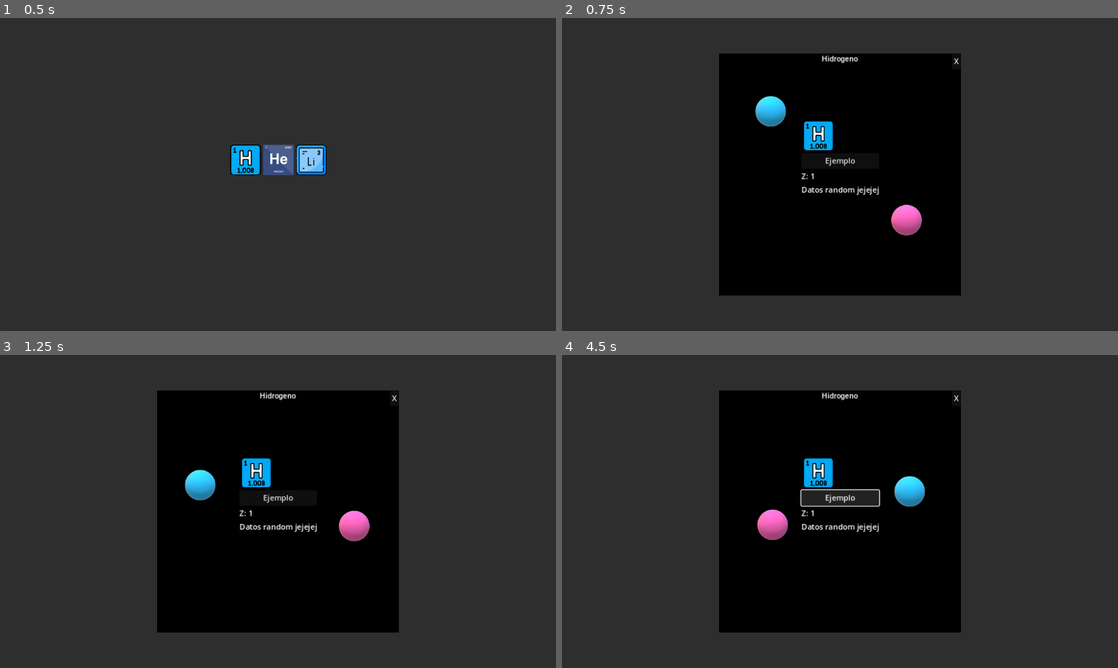
Above: before the commit, frames 1-4 (two rows, left to right).
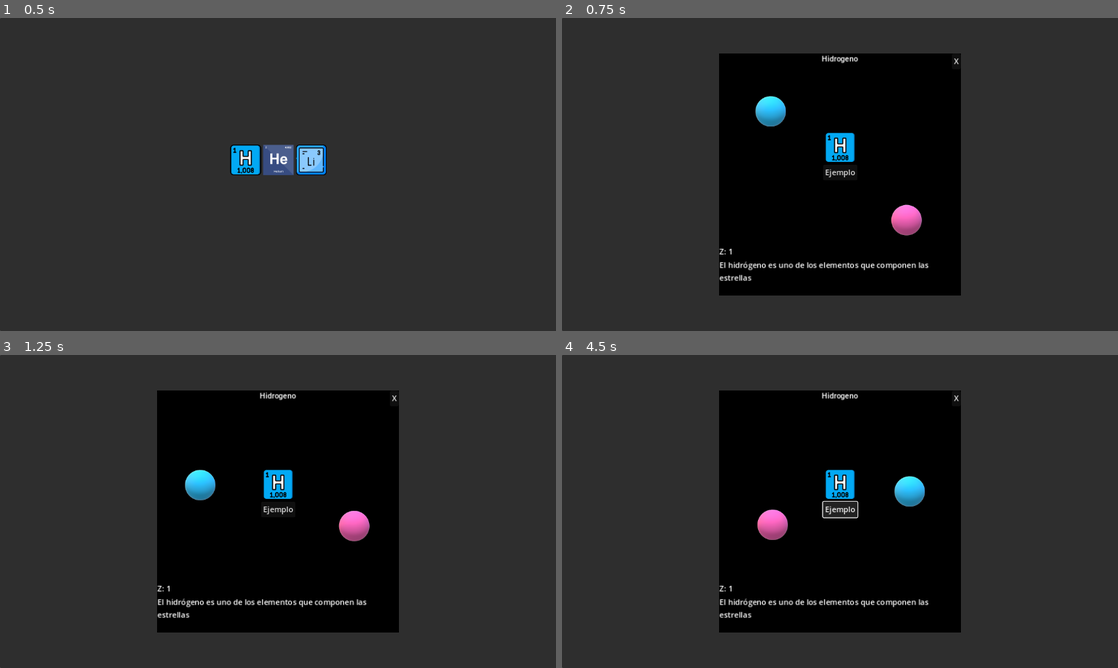
Above: after the commit, the same moments.

Repository: leonardoMD2/TablaGODOT
Game: Godot game, scene res://man.tscn
The game is run twice, just before and just after one commit, with the same random seed, the same clock (stepped at 60 frames per second) and the same inputs.
Inputs (mouse positions are in pixels of both pictures, inside the frame that each line leads up to):
- Up to frame 1 (0.5 s): no input
- Up to frame 2 (0.75 s): click (806, 158) at 0.5 s
- Up to frame 3 (1.25 s): no input
- Up to frame 4 (4.5 s): click (840, 495) at 1.25 s; click "X" at 2 s; click (873, 495) at 2.75 s; click (806, 495) at 3.5 s; click "Ejemplo" at 4.25 s

Frame 1 is identical in both runs. In frame 2, 1.7% of the frame differs, in the area x 28-66%, y 32-84%; in frame 3, 1.7%; in frame 4, 2.4%.

Commit message:
Leyendo un JSON para datos

Diff:
--- a/Data/data.JSON
+++ b/Data/data.JSON
@@ -3,14 +3,14 @@
 		"nombre": "Hidrogeno",
 		"Z":"Z: 1",
 		"img":"res://tabla-periodica.png",
-		"data":"Datos random jejejej",
+		"data":"El hidrógeno es uno de los elementos que componen las estrellas",
 		"audio":"res://Grabación.mp3"
 	},
 	"He":{
 		"nombre": "Helio",
 		"Z":"Z: 2",
 		"img":"res://helio.png",
-		"data":"Datos random2 jejejej",
+		"data":"El Helio es un gas noble",
 		"audio":"res://Grabación.mp3"
 	}
 }
--- a/man.gd
+++ b/man.gd
@@ -21,7 +21,7 @@
 }
 # Called when the node enters the scene tree for the first time.
 func _ready():
-	pass
+	read_JSON("He","data")
 
 
 # Called every frame. 'delta' is the elapsed time since the previous frame.
@@ -43,8 +43,15 @@
 func swap_btns(title,element):
 	window.show()
 	$PopUp/Label.text = title
-	$PopUp/BoxContainer/HBoxContainer/Data.text = str(elementos[element]["data"])
-	$PopUp/BoxContainer/HBoxContainer/Label.text = str(elementos[element]["Z"])
-	$PopUp/BoxContainer/Sprite2D.texture = load(elementos[element]["img"])
-	$PopUp/AudioStreamPlayer2D.stream = load(elementos[element]["audio"])
+	$PopUp/VBoxContainer/Data.text = read_JSON(element,"data") #str(elementos[element]["data"])
+	$PopUp/VBoxContainer/Label2.text = read_JSON(element,"Z")
+	$PopUp/BoxContainer/Sprite2D.texture = load(read_JSON(element,"img"))
+	$PopUp/AudioStreamPlayer2D.stream = load(read_JSON(element,"audio"))
 	$PopUp/AnimationPlayer.play("test")
+
+func read_JSON(element, field):
+	var file = "res://Data/data.JSON"
+	var json_as_text = FileAccess.get_file_as_string(file)
+	var json_as_dict = JSON.parse_string(json_as_text)
+	if json_as_dict:
+		return json_as_dict[element][field]
--- a/man.tscn
+++ b/man.tscn
@@ -213,16 +213,6 @@
 position = Vector2(35.5, -36)
 texture = ExtResource("4_s4r0r")
 
-[node name="HBoxContainer" type="VBoxContainer" parent="PopUp/BoxContainer"]
-layout_mode = 2
-
-[node name="Label" type="Label" parent="PopUp/BoxContainer/HBoxContainer"]
-layout_mode = 2
-text = "Z: "
-
-[node name="Data" type="Label" parent="PopUp/BoxContainer/HBoxContainer"]
-layout_mode = 2
-
 [node name="Button" type="Button" parent="PopUp"]
 layout_mode = 1
 anchors_preset = 1
@@ -257,6 +247,25 @@
 position = Vector2(381, 366)
 texture = ExtResource("8_xjohp")
 
+[node name="VBoxContainer" type="VBoxContainer" parent="PopUp"]
+layout_mode = 1
+anchors_preset = 12
+anchor_top = 1.0
+anchor_right = 1.0
+anchor_bottom = 1.0
+offset_top = -102.0
+grow_horizontal = 2
+grow_vertical = 0
+
+[node name="Label2" type="Label" parent="PopUp/VBoxContainer"]
+layout_mode = 2
+text = "Z: "
+autowrap_mode = 3
+
+[node name="Data" type="Label" parent="PopUp/VBoxContainer"]
+layout_mode = 2
+autowrap_mode = 3
+
 [connection signal="pressed" from="Panel/GridContainer/Button" to="." method="_on_button_pressed"]
 [connection signal="pressed" from="Panel/GridContainer/Button2" to="." method="_on_button_2_pressed"]
 [connection signal="pressed" from="PopUp/BoxContainer/PlaySound" to="PopUp" method="_on_play_sound_pressed"]
